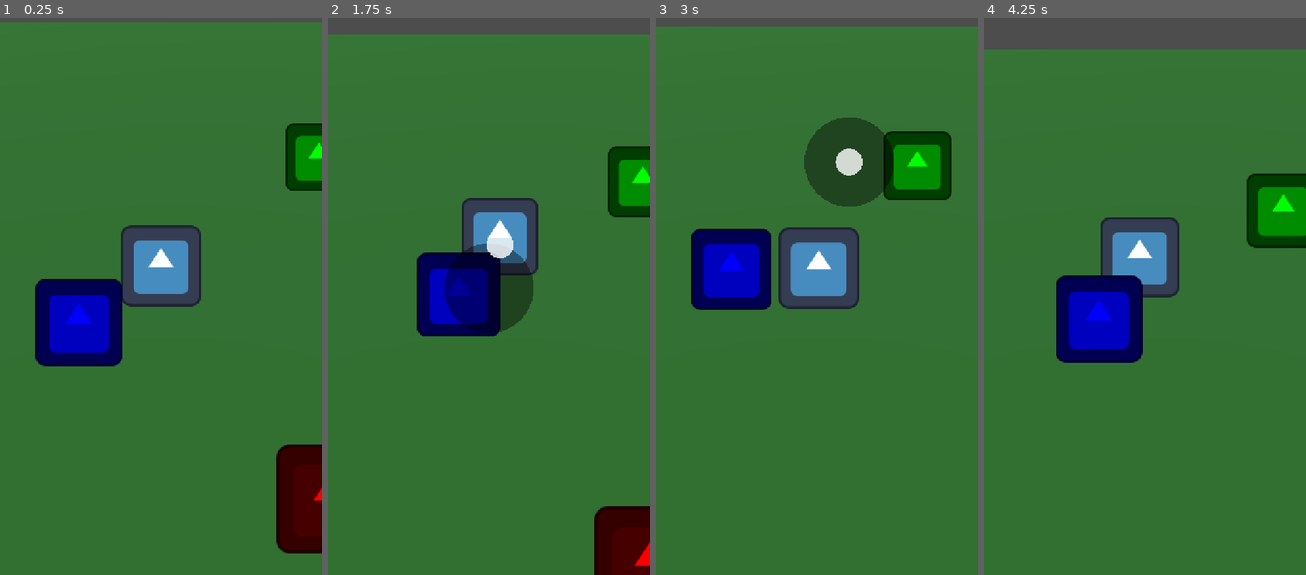
Above: before the commit, frames 1-4 (left to right).
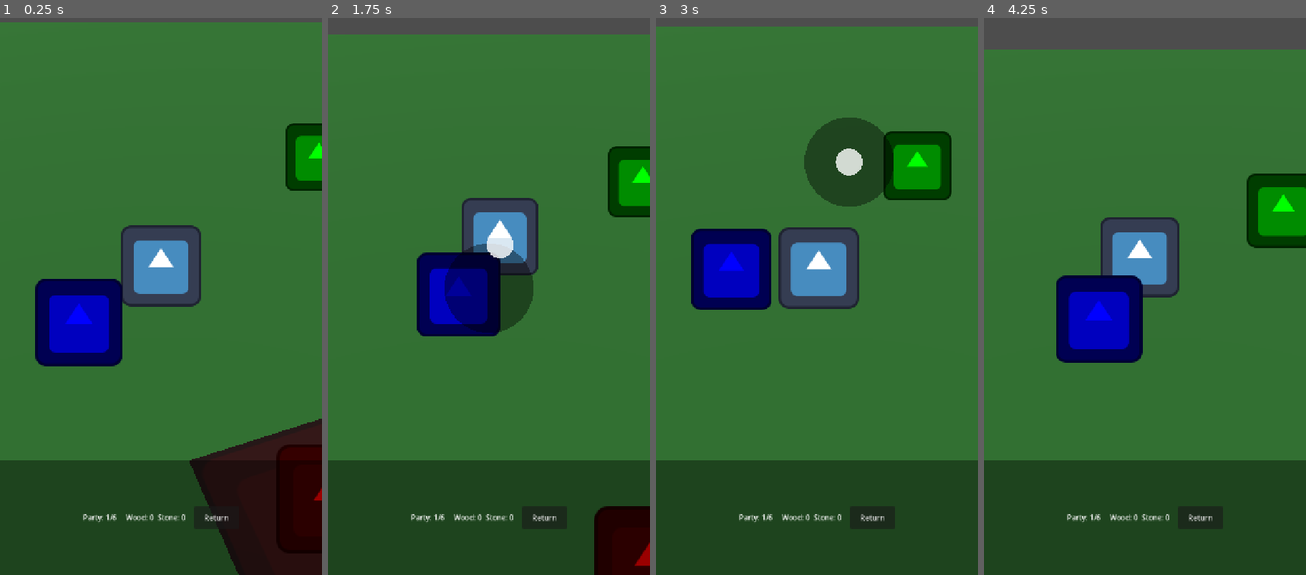
Above: after the commit, the same moments.

Repository: Usobanana/antigravity-prototype_TOH
Game: Godot game, scene res://scenes/levels/Field.tscn
Same seed, same stepped clock (60 frames per second), same inputs: the game is played once before the commit and once after it. The engine's default icon, where the game draws it, is replaced by a stand-in: a white triangle on a blue panel in a dark square.
Inputs (mouse positions are in pixels of both pictures, inside the frame that each line leads up to):
- Up to frame 1 (0.25 s): no input
- Up to frame 2 (1.75 s): click (543, 519) at 0.5 s, where only the run after the commit has a clickable "Return"; drag from (489, 290) to (521, 162) at 1.27 s
- Up to frame 3 (3 s): drag from (752, 318) to (800, 402) at 2.02 s; move the mouse to (849, 162) at 2.77 s; click (849, 162) at 2.92 s
- Up to frame 4 (4.25 s): drag from (1128, 402) to (1048, 201) at 3.52 s

The runs differ from the first frame. In frame 1, 20% of the frame differs, in the area x 0-100%, y 71-100%; in frame 2, 19%; in frame 3, 21%, in the area x 0-100%, y 79-100%; in frame 4, 21%.

Commit message:
Phase 2: UI layout and Scene Hierarchy reorganization

Diff:
--- a/antigravity-prototype-toh/scenes/levels/Field.tscn
+++ b/antigravity-prototype-toh/scenes/levels/Field.tscn
@@ -15,18 +15,20 @@
 
 [node name="Field" type="Node3D"]
 
-[node name="Floor" type="StaticBody3D" parent="."]
+[node name="DirectionalLight3D" type="DirectionalLight3D" parent="."]
+transform = Transform3D(0.707107, -0.5, 0.5, 0, 0.707107, 0.707107, -0.707107, -0.5, 0.5, 0, 10, 0)
+
+[node name="NavigationRegion3D" type="NavigationRegion3D" parent="."]
+
+[node name="Floor" type="StaticBody3D" parent="NavigationRegion3D"]
 transform = Transform3D(1, 0, 0, 0, 1, 0, 0, 0, 1, 0, -0.5, 0)
 
-[node name="CollisionShape3D" type="CollisionShape3D" parent="Floor"]
+[node name="CollisionShape3D" type="CollisionShape3D" parent="NavigationRegion3D/Floor"]
 shape = SubResource("BoxShape3D_floor")
 
-[node name="CSGBox3D" type="CSGBox3D" parent="Floor"]
+[node name="CSGBox3D" type="CSGBox3D" parent="NavigationRegion3D/Floor"]
 size = Vector3(20, 1, 20)
 material = SubResource("StandardMaterial3D_floor")
-
-[node name="DirectionalLight3D" type="DirectionalLight3D" parent="."]
-transform = Transform3D(0.707107, -0.5, 0.5, 0, 0.707107, 0.707107, -0.707107, -0.5, 0.5, 0, 10, 0)
 
 [node name="Player" parent="." instance=ExtResource("1_player")]
 transform = Transform3D(1, 0, 0, 0, 1, 0, 0, 0, 1, 0, 0, 0)
@@ -35,14 +37,20 @@
 
 [node name="HUD" parent="." instance=ExtResource("3_hud")]
 
-[node name="Tree1" parent="." instance=ExtResource("4_tree")]
+[node name="Allies" type="Node3D" parent="."]
+
+[node name="Follower1" parent="Allies" instance=ExtResource("6_follower")]
+transform = Transform3D(1, 0, 0, 0, 1, 0, 0, 0, 1, -2, 0, 2)
+
+[node name="Enemies" type="Node3D" parent="."]
+
+[node name="Enemy1" parent="Enemies" instance=ExtResource("5_enemy")]
+transform = Transform3D(1, 0, 0, 0, 1, 0, 0, 0, 1, 2, 0, 4)
+
+[node name="Resources" type="Node3D" parent="."]
+
+[node name="Tree1" parent="Resources" instance=ExtResource("4_tree")]
 transform = Transform3D(1, 0, 0, 0, 1, 0, 0, 0, 1, 3, 0, -3)
 
-[node name="Tree2" parent="." instance=ExtResource("4_tree")]
+[node name="Tree2" parent="Resources" instance=ExtResource("4_tree")]
 transform = Transform3D(1, 0, 0, 0, 1, 0, 0, 0, 1, -4, 0, -2)
-
-[node name="Enemy1" parent="." instance=ExtResource("5_enemy")]
-transform = Transform3D(1, 0, 0, 0, 1, 0, 0, 0, 1, 2, 0, 4)
-
-[node name="Follower1" parent="." instance=ExtResource("6_follower")]
-transform = Transform3D(1, 0, 0, 0, 1, 0, 0, 0, 1, -2, 0, 2)
--- /dev/null
+++ b/antigravity-prototype-toh/scenes/ui/GatherProgress.tscn
@@ -0,0 +1,30 @@
+[gd_scene load_steps=2 format=3]
+
+[sub_resource type="ViewportTexture" id="ViewportTexture_pbar"]
+viewport_path = NodePath("SubViewport")
+
+[node name="GatherProgress" type="Sprite3D"]
+transform = Transform3D(1, 0, 0, 0, 1, 0, 0, 0, 1, 0, 1.5, 0)
+billboard = 1
+texture = SubResource("ViewportTexture_pbar")
+
+[node name="SubViewport" type="SubViewport" parent="."]
+transparent_bg = true
+size = Vector2i(100, 20)
+
+[node name="ProgressBar" type="ProgressBar" parent="SubViewport"]
+custom_minimum_size = Vector2(100, 20)
+anchors_preset = 8
+anchor_left = 0.5
+anchor_top = 0.5
+anchor_right = 0.5
+anchor_bottom = 0.5
+offset_left = -50.0
+offset_top = -10.0
+offset_right = 50.0
+offset_bottom = 10.0
+grow_horizontal = 2
+grow_vertical = 2
+max_value = 1.0
+value = 0.5
+show_percentage = false
--- a/antigravity-prototype-toh/scenes/ui/HUD.tscn
+++ b/antigravity-prototype-toh/scenes/ui/HUD.tscn
@@ -6,4 +6,59 @@
 [node name="HUD" type="CanvasLayer"]
 script = ExtResource("1_hud")
 
+[node name="UIContainer" type="Control" parent="."]
+layout_mode = 3
+anchors_preset = 15
+anchor_right = 1.0
+anchor_bottom = 1.0
+grow_horizontal = 2
+grow_vertical = 2
+mouse_filter = 2
+
+[node name="BottomArea" type="Control" parent="UIContainer"]
+layout_mode = 1
+anchor_top = 0.8
+anchor_right = 1.0
+anchor_bottom = 1.0
+grow_horizontal = 2
+grow_vertical = 0
+mouse_filter = 2
+
+[node name="ColorRect" type="ColorRect" parent="UIContainer/BottomArea"]
+layout_mode = 1
+anchors_preset = 15
+anchor_right = 1.0
+anchor_bottom = 1.0
+grow_horizontal = 2
+grow_vertical = 2
+mouse_filter = 2
+color = Color(0, 0, 0, 0.392157)
+
+[node name="HBoxContainer" type="HBoxContainer" parent="UIContainer/BottomArea"]
+layout_mode = 1
+anchors_preset = 15
+anchor_right = 1.0
+anchor_bottom = 1.0
+grow_horizontal = 2
+grow_vertical = 2
+mouse_filter = 2
+theme_override_constants/separation = 20
+alignment = 1
+
+[node name="PartyLabel" type="Label" parent="UIContainer/BottomArea/HBoxContainer"]
+layout_mode = 2
+text = "Party: 1/6"
+vertical_alignment = 1
+
+[node name="ResourceLabel" type="Label" parent="UIContainer/BottomArea/HBoxContainer"]
+layout_mode = 2
+text = "Wood: 0  Stone: 0"
+vertical_alignment = 1
+
+[node name="ReturnButton" type="Button" parent="UIContainer/BottomArea/HBoxContainer"]
+custom_minimum_size = Vector2(100, 50)
+layout_mode = 2
+size_flags_vertical = 4
+text = "Return"
+
 [node name="VirtualPad" parent="." instance=ExtResource("2_vpad")]
--- /dev/null
+++ b/antigravity-prototype-toh/scenes/ui/TargetMarker.tscn
@@ -0,0 +1,13 @@
+[gd_scene load_steps=3 format=3]
+
+[ext_resource type="Texture2D" uid="uid://cx61xx" path="res://icon.svg" id="1_icon"]
+[ext_resource type="Script" path="res://scripts/components/target_marker.gd" id="2_script"]
+
+[node name="TargetMarker" type="Sprite3D"]
+transform = Transform3D(1, 0, 0, 0, -4.37114e-08, 1, 0, -1, -4.37114e-08, 0, 0.05, 0)
+modulate = Color(1, 0, 0, 0.5)
+pixel_size = 0.02
+transparent = false
+shaded = true
+texture = ExtResource("1_icon")
+script = ExtResource("2_script")
--- a/antigravity-prototype-toh/scripts/components/hud.gd
+++ b/antigravity-prototype-toh/scripts/components/hud.gd
@@ -2,10 +2,25 @@
 class_name HUD
 
 @onready var virtual_pad = $VirtualPad
+@onready var party_label = $UIContainer/BottomArea/HBoxContainer/PartyLabel
+@onready var resource_label = $UIContainer/BottomArea/HBoxContainer/ResourceLabel
+@onready var return_button = $UIContainer/BottomArea/HBoxContainer/ReturnButton
 
 func _ready() -> void:
 	if virtual_pad:
 		virtual_pad.stick_moved.connect(_on_stick_moved)
+	if return_button:
+		return_button.pressed.connect(_on_return_pressed)
+
+func update_party_count(current: int, max_val: int) -> void:
+	party_label.text = "Party: %d/%d" % [current, max_val]
+
+func update_resources(wood: int, stone: int) -> void:
+	resource_label.text = "Wood: %d  Stone: %d" % [wood, stone]
+
+func _on_return_pressed() -> void:
+	print("Return to base!")
+	# get_tree().change_scene_to_file("res://scenes/levels/Base.tscn")
 
 func _on_stick_moved(direction: Vector2) -> void:
 	var players = get_tree().get_nodes_in_group("Player")
--- a/antigravity-prototype-toh/scripts/components/player.gd
+++ b/antigravity-prototype-toh/scripts/components/player.gd
@@ -18,6 +18,14 @@
 
 var attack_timer: float = 0.0
 var gather_timer: float = 0.0
+
+var current_wood: int = 0
+var current_stone: int = 0
+
+const TargetMarkerScene = preload("res://scenes/ui/TargetMarker.tscn")
+const GatherProgressScene = preload("res://scenes/ui/GatherProgress.tscn")
+var active_marker: Node3D = null
+var active_progress: Node3D = null
 
 @onready var sprite = $Sprite3D
 @onready var enemy_detector: Area3D = $EnemyDetectionRange
@@ -56,7 +64,8 @@
 	if current_state == new_state:
 		return
 
-	# 状態を抜ける時の処理（あれば）
+	# 状態を抜ける時の処理
+	_clear_ui_markers()
 
 	current_state = new_state
 
@@ -64,13 +73,17 @@
 	if current_state == State.IDLE:
 		_scan_surroundings()
 
+func _clear_ui_markers() -> void:
+	if is_instance_valid(active_marker):
+		active_marker.queue_free()
+	if is_instance_valid(active_progress):
+		active_progress.queue_free()
+
 func _update_state(delta: float = 0.0) -> void:
 	match current_state:
 		State.IDLE:
-			# IDLEになった瞬間にスキャンしているが、毎フレーム敵が来た場合の監視も必要
 			_scan_surroundings()
 		State.MOVE:
-			# 移動に専念（攻撃や採取のタイマーはリセットしても良い）
 			attack_timer = 0.0
 			gather_timer = 0.0
 		State.ATTACK:
@@ -78,14 +91,16 @@
 			if not target:
 				_change_state(State.IDLE)
 			else:
-				# 自動攻撃処理
+				if not is_instance_valid(active_marker):
+					active_marker = TargetMarkerScene.instantiate()
+					target.add_child(active_marker)
+
 				attack_timer -= delta
 				if attack_timer <= 0.0:
 					if target.has_method("take_damage"):
 						target.take_damage(attack_damage)
 					attack_timer = attack_interval
 		State.GATHER:
-			# 敵が現れたら即座にATTACKに移行するため監視
 			if _get_closest_enemy() != null:
 				_change_state(State.ATTACK)
 				return
@@ -94,12 +109,34 @@
 			if not target:
 				_change_state(State.IDLE)
 			else:
-				# 自動採取処理
+				if not is_instance_valid(active_progress):
+					active_progress = GatherProgressScene.instantiate()
+					target.add_child(active_progress)
+
 				gather_timer -= delta
+
+				# プログレスバーUIの更新
+				var pbar = active_progress.get_node("SubViewport/ProgressBar")
+				if pbar:
+					# 1.0がMax, 0.0が完了とするような割合計算
+					pbar.value = 1.0 - (gather_timer / gather_interval)
+
 				if gather_timer <= 0.0:
 					if target.has_method("gather"):
-						target.gather()
+						var success = target.gather()
+						if success:
+							if target.name.begins_with("Tree"):
+								current_wood += 1
+							else:
+								current_stone += 1
+							_update_hud()
 					gather_timer = gather_interval
+
+func _update_hud() -> void:
+	var huds = get_tree().get_nodes_in_group("HUD")
+	if huds.size() > 0:
+		if huds[0].has_method("update_resources"):
+			huds[0].update_resources(current_wood, current_stone)
 
 func _scan_surroundings() -> void:
 	if current_state == State.MOVE:
--- /dev/null
+++ b/antigravity-prototype-toh/scripts/components/target_marker.gd
@@ -0,0 +1,6 @@
+extends Sprite3D
+class_name TargetMarker
+
+# サイズ固定か、少しアニメーション(点滅・回転など)させたい場合ここで処理
+func _process(delta: float) -> void:
+	rotation_degrees.y += 90.0 * delta # くるくる回る
